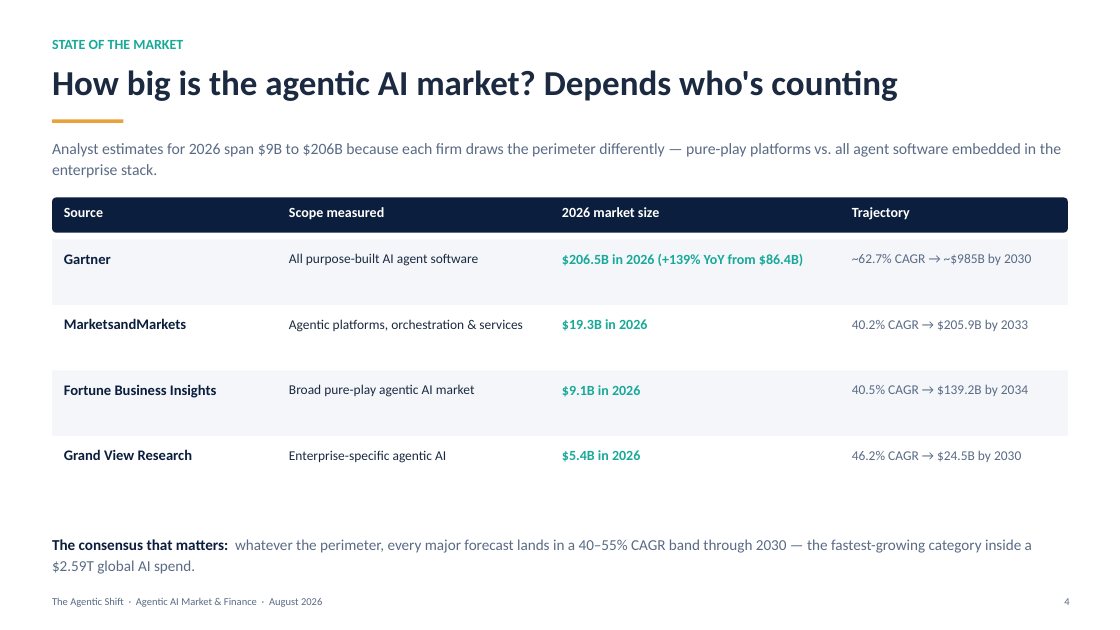
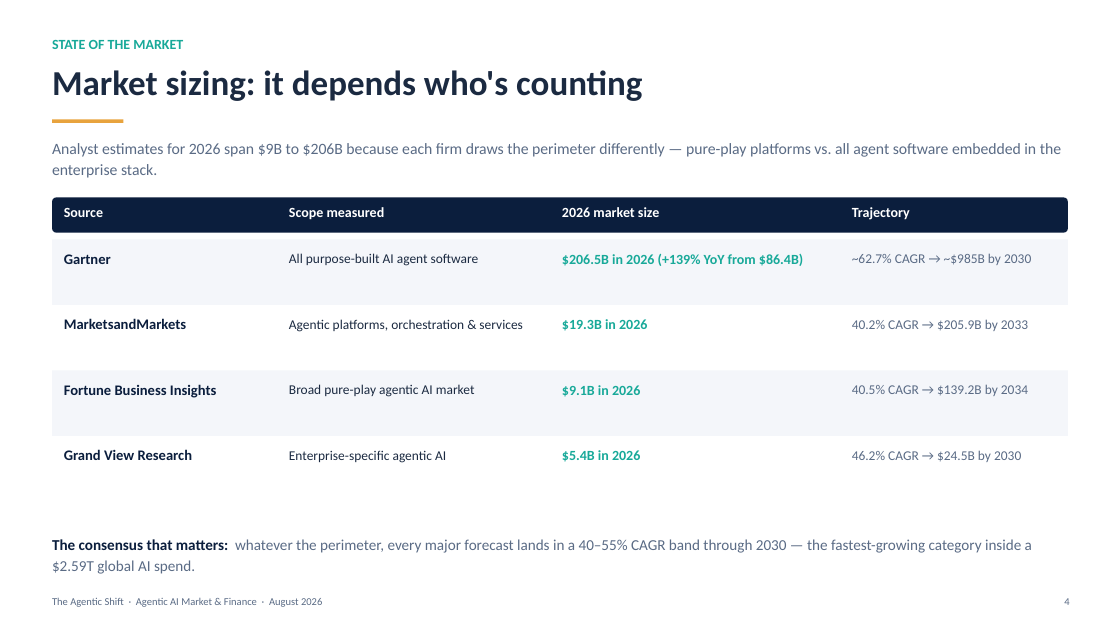
Before and after one commit to ms4674/Equity-research, a slide deck: slide 4 of agentic_ai_market_finance.pptx. Drawn at 1120x630 pixels with LibreOffice and Linux fonts; fonts in the diff are those of the drawing. Boxes give left, top, right and bottom in pixels: in the first picture for what was removed or moved away, otherwise in the second. Text is boxed around its words. In the diff, an @@ line names an element or a change of style, - is before the commit and + after.

```diff
--- a/agentic_ai_market_finance.pptx
+++ b/agentic_ai_market_finance.pptx
@@ text at [52, 70, 642, 101]: text changed @@
-How big is the agentic AI market? Depends who's counting
+Market sizing: it depends who's counting
```
Also in this commit, not shown: 5 other slides changed, 1 other file.
